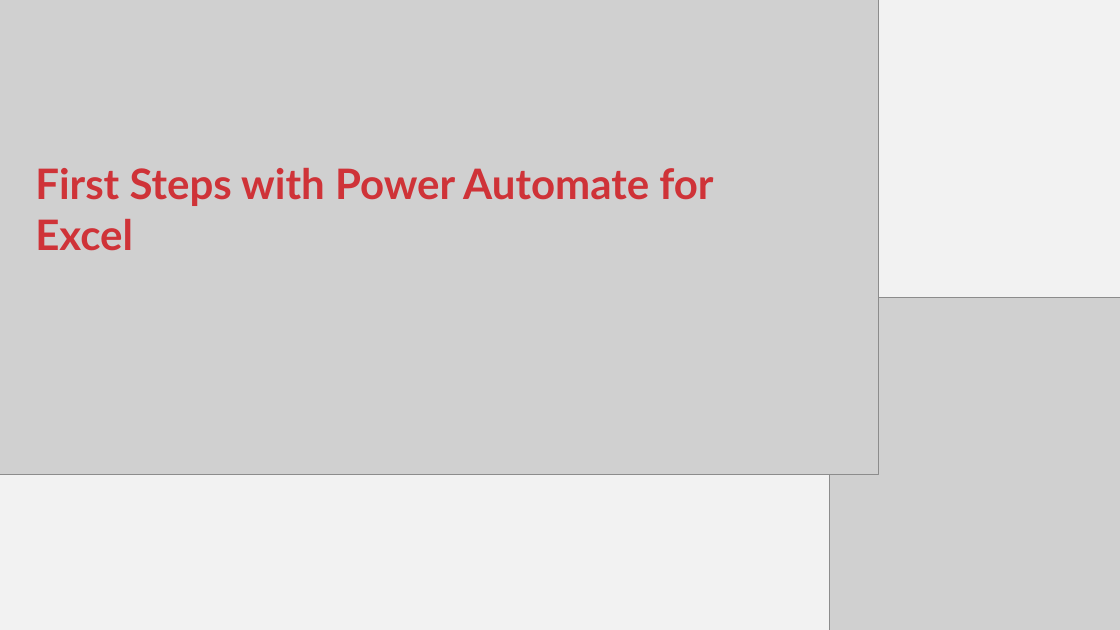
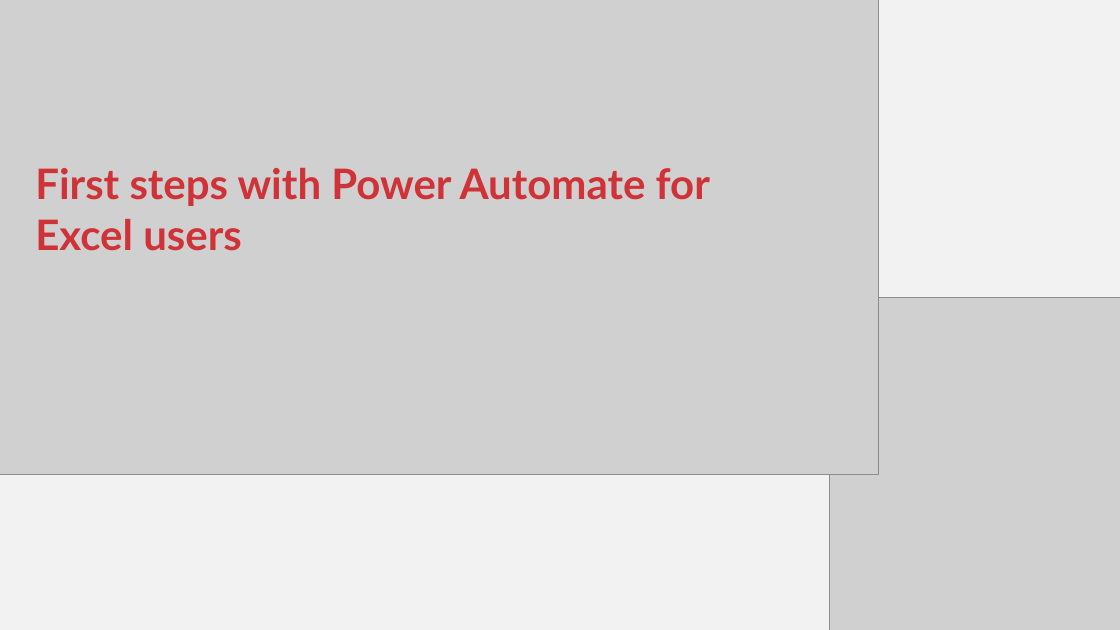
Before and after one commit to stringfestdata/first-steps-power-automate, a slide deck: slide 1 of first-steps-power-automate.pptx. Drawn at 1120x630 pixels with LibreOffice and Linux fonts; fonts in the diff are those of the drawing; grey boxes stand for pictures. Boxes give left, top, right and bottom in pixels: in the first picture for what was removed or moved away, otherwise in the second. Text is boxed around its words. In the diff, an @@ line names an element or a change of style, - is before the commit and + after.

```diff
--- a/first-steps-power-automate.pptx
+++ b/first-steps-power-automate.pptx
@@ text at (35,168,710,251): text changed @@
-First Steps with Power Automate for Excel
+First steps with Power Automate for Excel users
```
Also in this commit, not shown: 1 other slide changed, 3 slides added, 13 slides removed.
